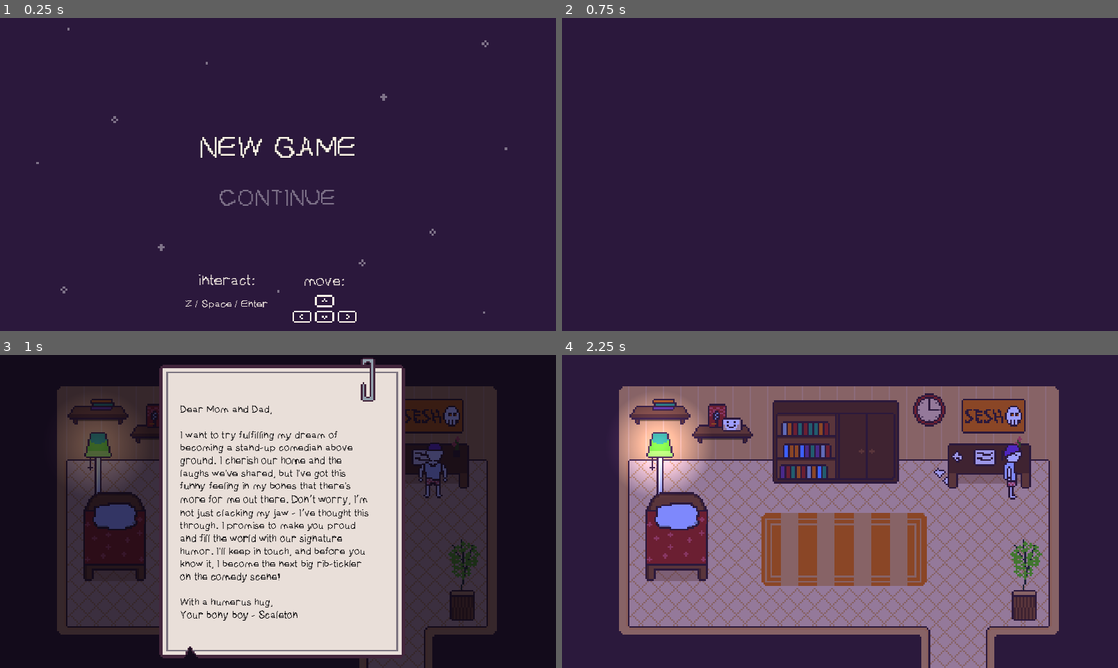
Above: before the commit, frames 1-4 (two rows, left to right).
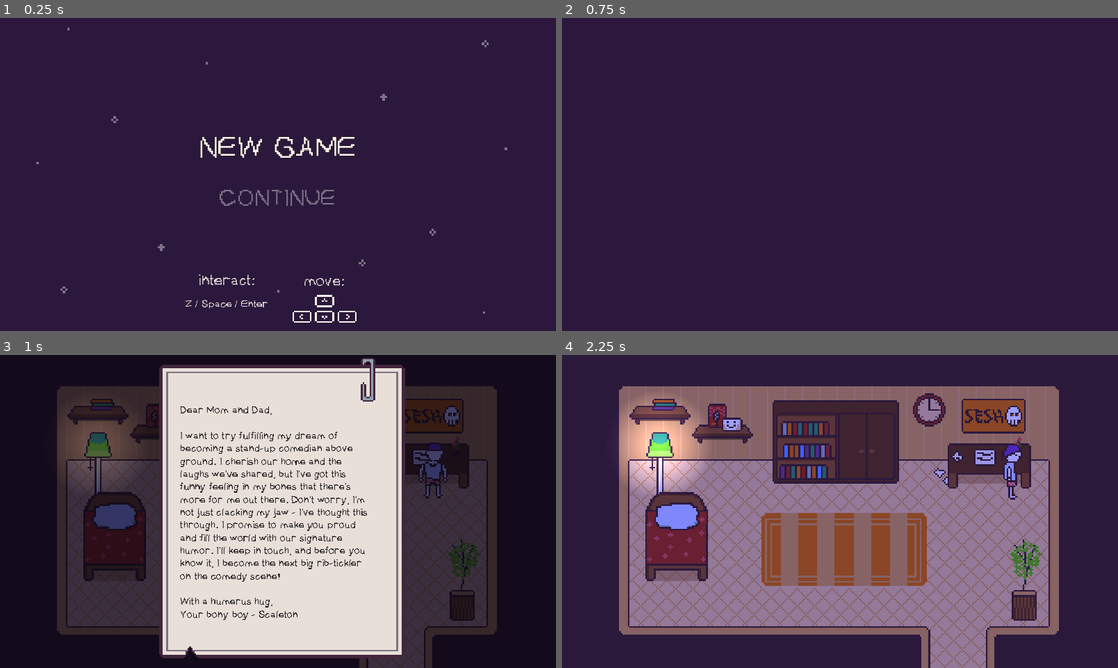
Above: after the commit, the same moments.

Repository: duckmaniac/scaleton
Game: Godot game, scene res://levels/menu.tscn
The game is run twice, just before and just after one commit, with the same random seed, the same clock (stepped at 60 frames per second) and the same inputs. Sound files missing from this copy of the repository are replaced by a short silence.
Inputs (mouse positions are in pixels of both pictures, inside the frame that each line leads up to):
- Up to frame 1 (0.25 s): no input
- Up to frame 2 (0.75 s): tap Enter (interact) at 0.5 s; move the mouse to (962, 158) at 0.52 s; hold Right (ui_right) from 0.53 s (still down); tap H (la) at 0.6 s
- Up to frame 3 (1 s): keep holding Right (ui_right); tap D (mi) at 0.8 s
- Up to frame 4 (2.25 s): move the mouse to (728, 527) at 1.27 s; release Right (ui_right) at 1.28 s; hold Down (ui_down) 1.28-2.03 s; tap D (mi) at 1.35 s; tap S (re) at 1.55, 2.1 s; tap Space at 2 s; move the mouse to (895, 442) at 2.02 s; hold Right (ui_right) from 2.03 s (still down)

Frames 1-2 are identical in both runs. In frame 3, 3.0% of the frame differs, in the area x 32-67%, y 16-85%; in frame 4, nothing differs.

Commit message:
Fix bug in text

Diff:
--- a/levels/home.tscn
+++ b/levels/home.tscn
@@ -483,7 +483,7 @@
 theme_override_font_sizes/font_size = 34
 text = "Dear Mom and Dad,
 
-I want to try fulfilling my dream of becoming a stand-up com …(111 unchanged characters)…  that there's more for me out there. Don’t worry, I’m not just clacking my jaw - I’ve thought this through. I promise to ma …(156 unchanged characters)…
+I want to try fulfilling my dream of becoming a stand-up com …(111 unchanged characters)…  that there's more for me out there. Don't worry, I'm not just clacking my jaw - I've thought this through. I promise to ma …(156 unchanged characters)…
 
 With a humerus hug,
 Your bony boy - Scaleton"
